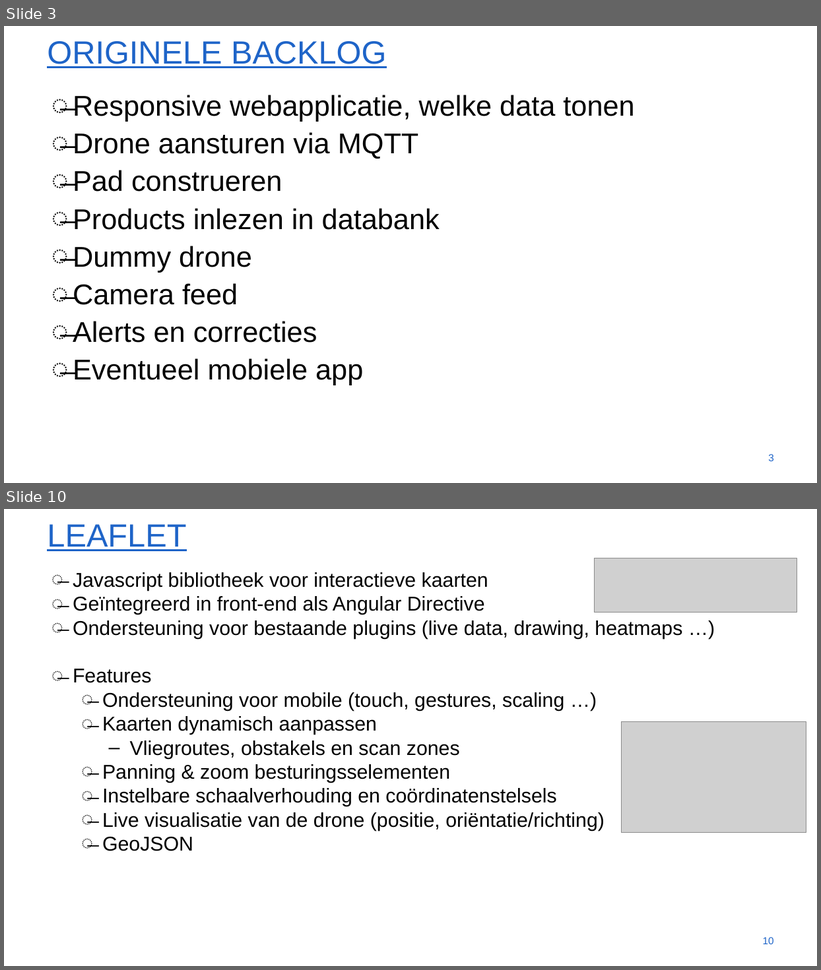
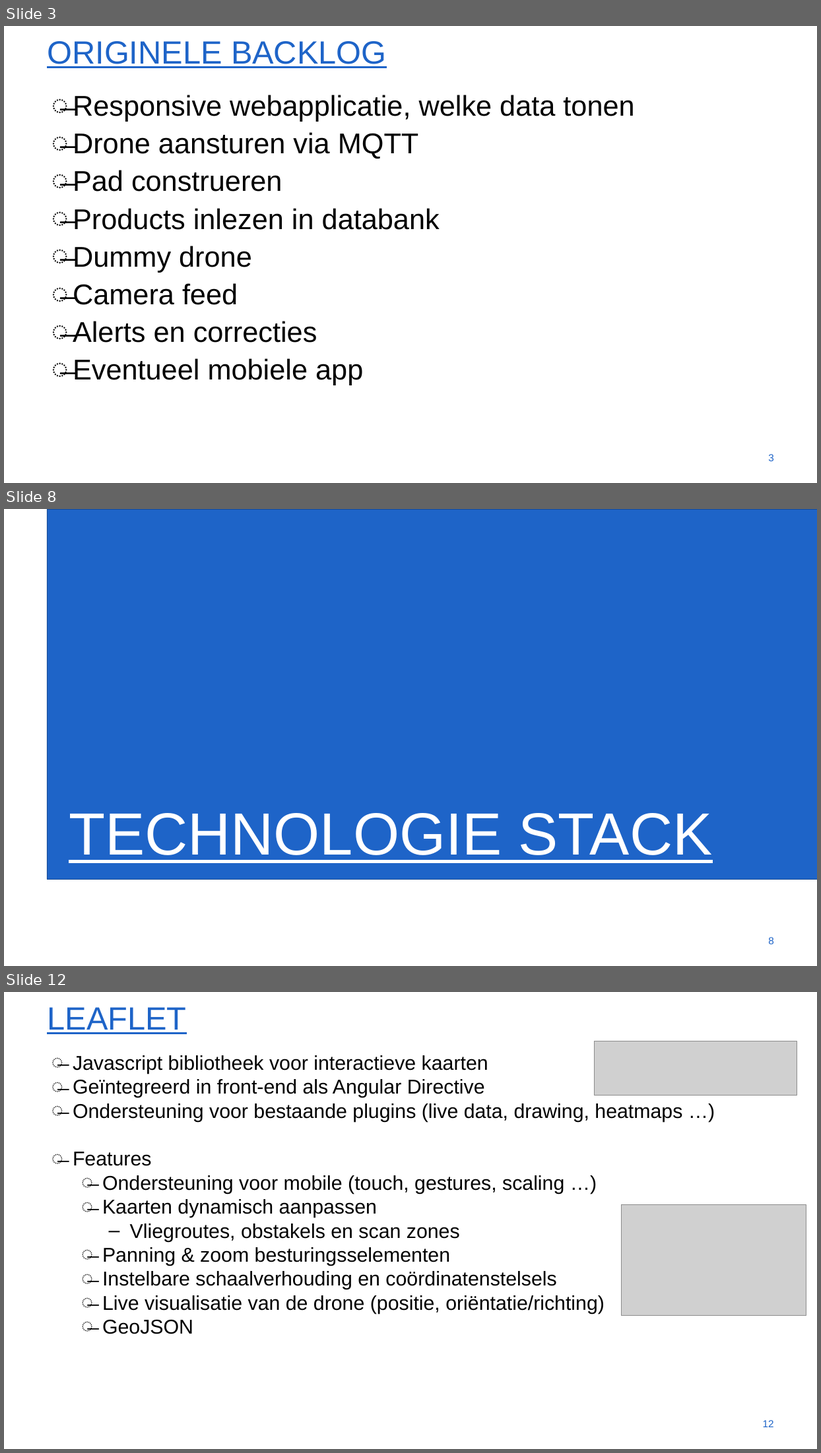
Before and after one commit to WouterStemgee/inventory-management-system-autonomous-drones, a slide deck: presentaties/EindPresentatie.pptx. Shown one above the other, each under a label of ours: slides 3 and 10 before the commit, slides 3, 8 and 12 after it; the slides between them are not shown. The pictures are 821x970 and 821x1453 pixels, drawn with LibreOffice and Linux fonts; fonts in the diff are those of the drawing; grey boxes stand for pictures; background and template pictures are left out. Boxes give left, top, right and bottom in pixels: in the first picture for what was removed or moved away, otherwise in the second. Text is boxed around its words. In the diff, an @@ line names an element or a change of style, - is before the commit and + after.

```diff
--- a/presentaties/EindPresentatie.pptx
+++ b/presentaties/EindPresentatie.pptx
@@ slide 8 added at <box>4,509,817,966</box>, background #FFFFFF @@
@@ rectangle added at <box>47,509,817,879</box>, fill #1E64C8, outline #164A94 1 pt @@
@@ title added at <box>69,813,712,863</box>, 100 pt, text #FFFFFF, underline @@
+TECHNOLOGIE STACK
@@ page number added at <box>768,937,774,945</box>, 17.1 pt, text #1E64C8 @@
+8
@@ what was slide 10 is now slide 12 @@
@@ page number at <box>763,1420,774,1428</box>: text changed @@
-10
+12
```
Also in this commit, not shown: 6 slides changed, 11 other slides added, 6 slides removed.
